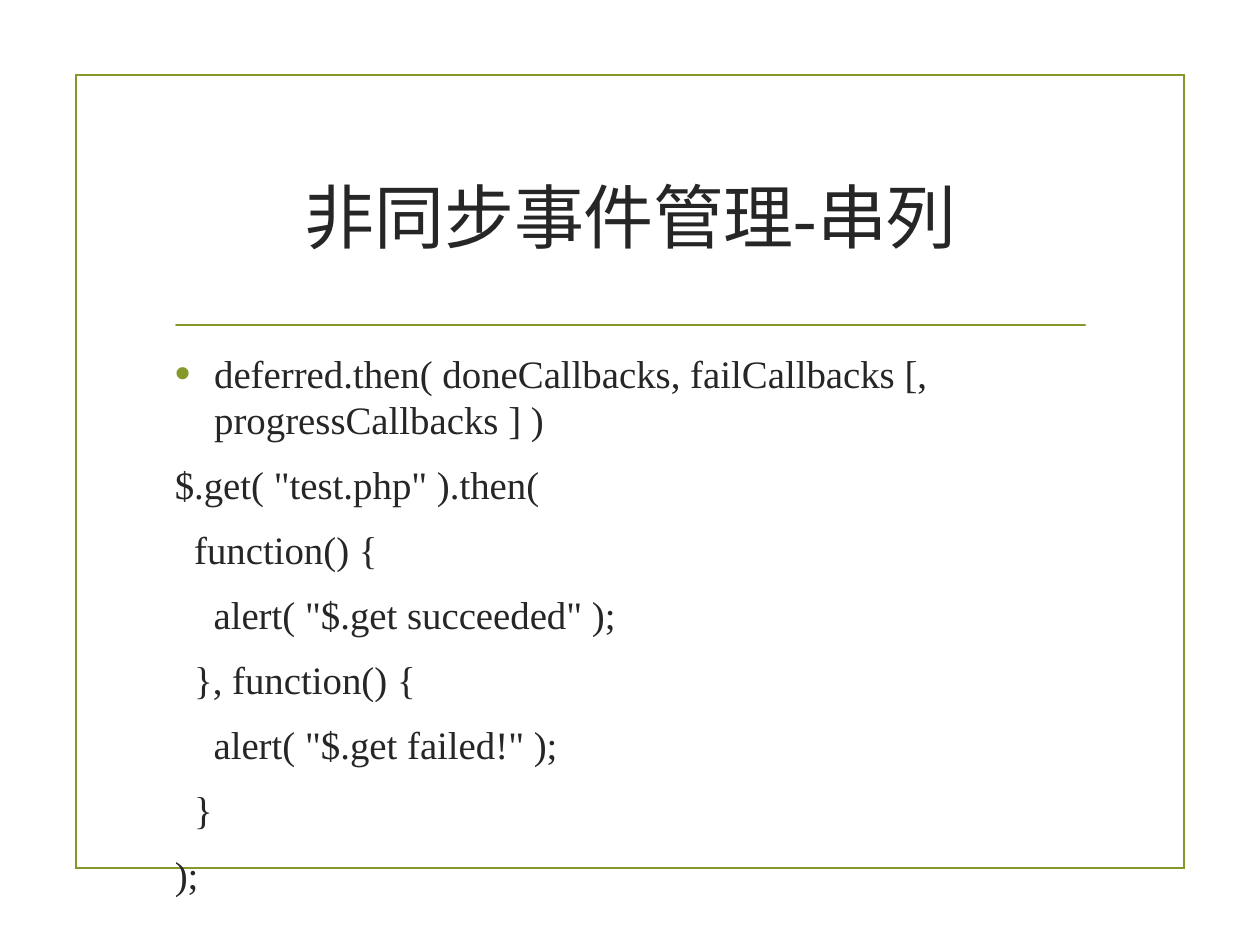
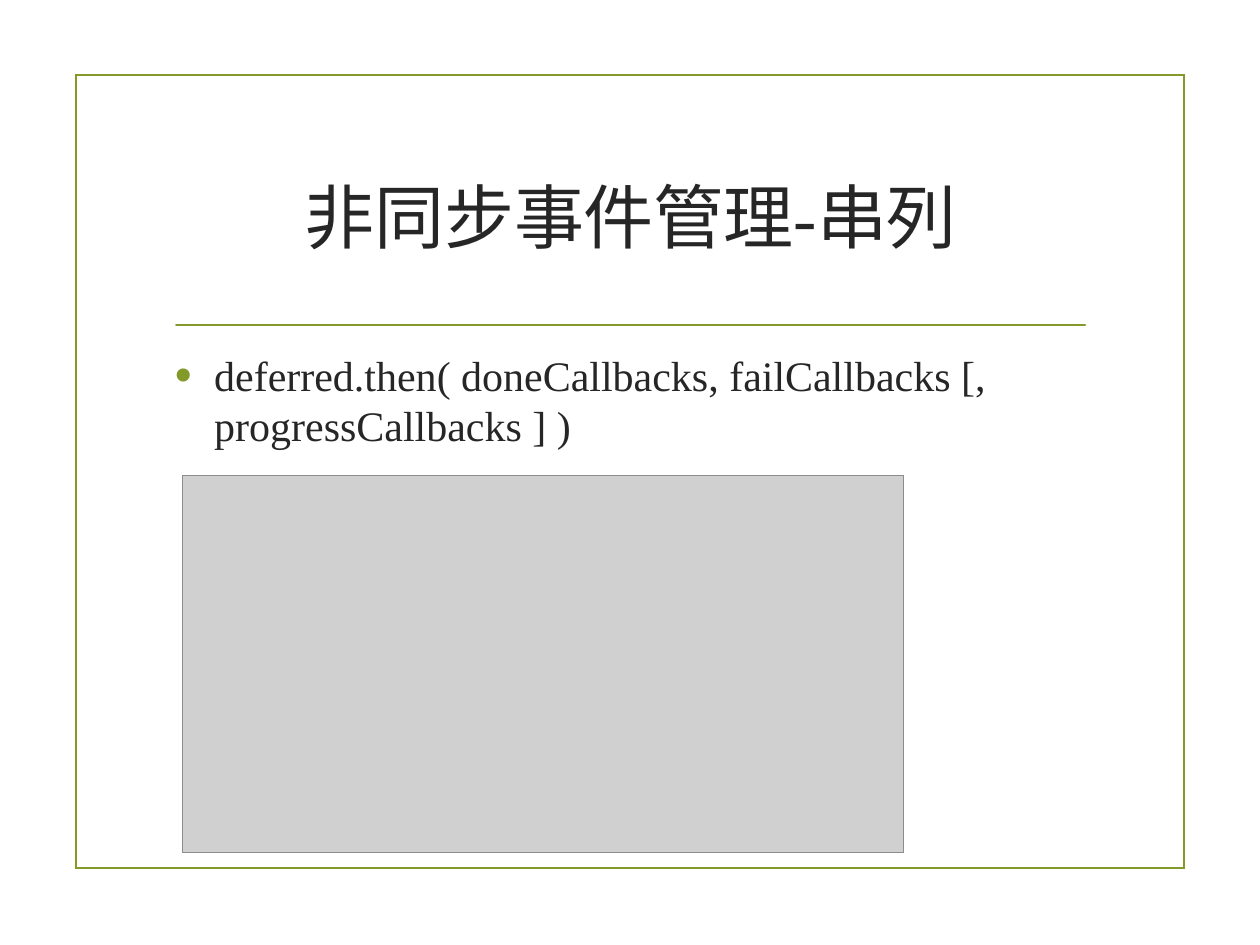
Before and after one commit to alexchen7022/JavaScriptStudyMaterial, a slide deck: slide 84 of 4_Jquery.pptx (slide 79 before the commit). Drawn at 1260x945 pixels with LibreOffice and Linux fonts; fonts in the diff are those of the drawing; grey boxes stand for pictures; background and template pictures are left out. Boxes give left, top, right and bottom in pixels: in the first picture for what was removed or moved away, otherwise in the second. Text is boxed around its words. In the diff, an @@ line names an element or a change of style, - is before the commit and + after.

```diff
--- a/4_Jquery.pptx
+++ b/4_Jquery.pptx
@@ text "deferred.then( doneCallbacks, failCallbacks [, progressCallb ..." at [214, 361, 950, 450]: size 22.2 to 24 pt @@
@@ text at [175, 471, 582, 767]: paragraphs removed @@
-$.get( "test.php" ).then(
-function() {
-alert( "$.get succeeded" );
-}, function() {
-alert( "$.get failed!" );
-}
-);
@@ picture added at [183, 475, 903, 853] @@
```
Also in this commit, not shown: 10 other slides changed, 13 slides added, 1 slide removed.
